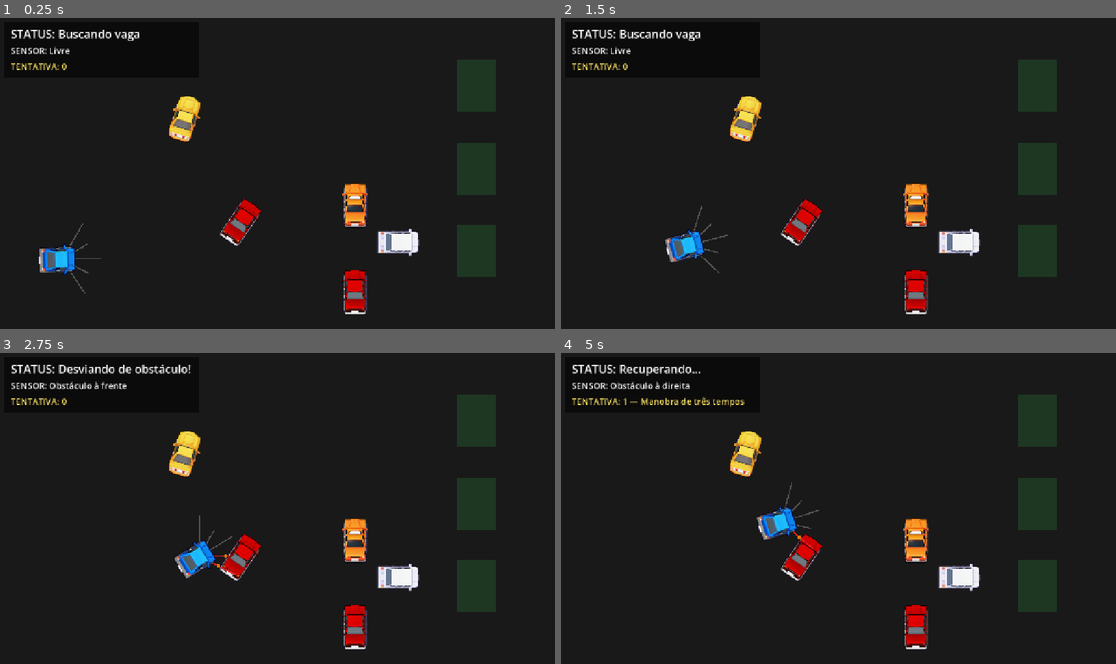
Above: before the commit, frames 1-4 (two rows, left to right).
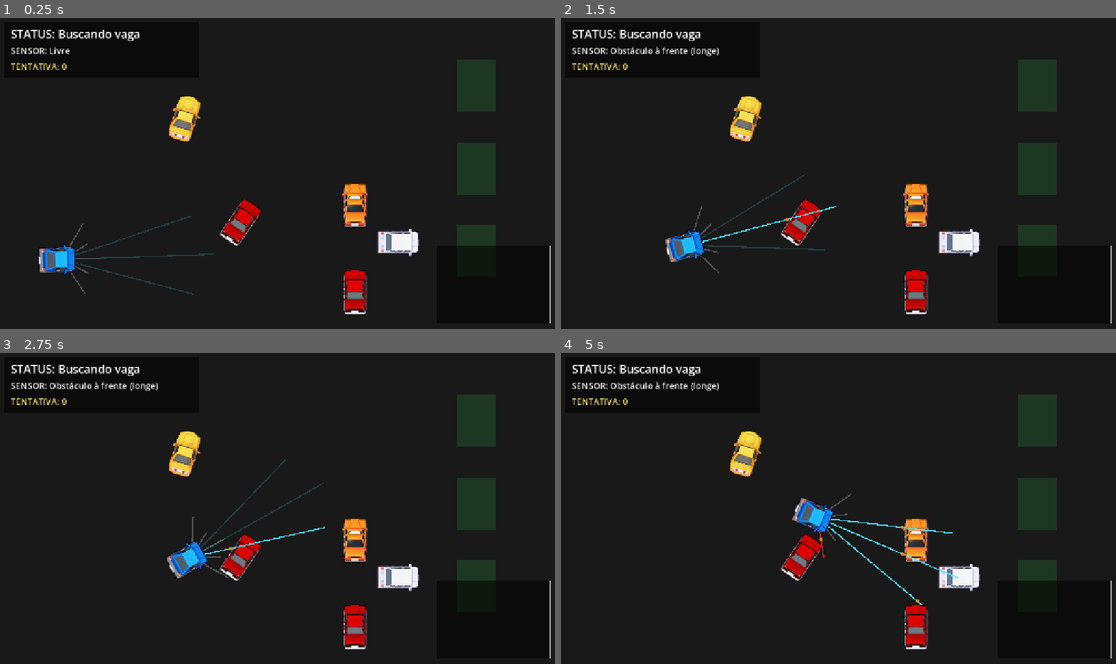
Above: after the commit, the same moments.

Repository: omurilomota/estacionamento-automatico-godot
Game: Godot game, scene res://scenes/Mundo.tscn
Same seed, same stepped clock (60 frames per second), same inputs: the game is played once before the commit and once after it.
Inputs:
- Up to frame 1 (0.25 s): no input
- Up to frame 2 (1.5 s): tap Enter at 0.5 s; tap 1 at 0.6 s; tap 3 at 1.35 s
- Up to frame 3 (2.75 s): tap R at 2.1 s
- Up to frame 4 (5 s): tap 1 at 2.85 s; tap 3 at 3.6 s; tap R at 4.35 s

The runs differ from the first frame. In frame 1, 1.1% of the frame differs, in the area x 13-100%, y 63-99%; in frame 2, 1.3%; in frame 3, 2.3%; in frame 4, 2.9%, in the area x 10-100%, y 3-99%.

Commit message:
Câmera de longo alcance (antecipação) + minimapa
- Carro.tscn: 3 raios longos (frente 350, diagonais 300±90) — o carro
  'vê de longe'
- Carro.gd: antecipação de desvio (vira cedo pro lado livre e reduz a
  velocidade quando vê obstáculo além do waypoint); reconhecimento de
  beco sem saída confirmado (paredes longa + laterais fechadas) que
  pula o waypoint na hora em vez de entrar na armadilha
- Novos exports: distancia_antecipacao (0 desliga), velocidade_antecipacao,
  folga_beco; raios longos desenhados em ciano no debug
- Minimapa.gd: visão de cima do mapa todo (obstáculos, waypoints, vagas
  e carro com triângulo na direção) desenhada com _draw, sem câmera extra
- Minimapa adicionado à cena de demonstração e às 3 fases; FaseBase
  configura centro/tamanho real de cada fase no _ready

Diff:
--- a/scenes/Carro.tscn
+++ b/scenes/Carro.tscn
@@ -48,3 +48,18 @@
 target_position = Vector2(-50, 0)
 collision_mask = 2
 hit_from_inside = true
+
+[node name="RayFrenteLongo" type="RayCast2D" parent="."]
+target_position = Vector2(350, 0)
+collision_mask = 2
+hit_from_inside = true
+
+[node name="RayFrenteLongoEsq" type="RayCast2D" parent="."]
+target_position = Vector2(300, -90)
+collision_mask = 2
+hit_from_inside = true
+
+[node name="RayFrenteLongoDir" type="RayCast2D" parent="."]
+target_position = Vector2(300, 90)
+collision_mask = 2
+hit_from_inside = true
--- a/scenes/Mundo.tscn
+++ b/scenes/Mundo.tscn
@@ -7,6 +7,7 @@
 [ext_resource type="Texture2D" path="res://assets/sprites/suv_branco.png" id="5_suv"]
 [ext_resource type="Texture2D" path="res://assets/sprites/musclecar_amarelo.png" id="6_musclecar"]
 [ext_resource type="Texture2D" path="res://assets/sprites/taxi.png" id="7_taxi"]
+[ext_resource type="Script" path="res://scripts/Minimapa.gd" id="8_minimapa"]
 
 [sub_resource type="RectangleShape2D" id="RectangleShape2D_parede_h"]
 size = Vector2(1360, 40)
@@ -205,3 +206,18 @@
 theme_override_colors/font_color = Color(1, 0.9, 0.4, 1)
 theme_override_font_sizes/font_size = 20
 text = "TENTATIVA: 0"
+
+[node name="Minimapa" type="Control" parent="UI/Control"]
+anchor_left = 1.0
+anchor_top = 1.0
+offset_left = -272.0
+offset_top = -192.0
+offset_right = -12.0
+offset_bottom = -12.0
+script = ExtResource("8_minimapa")
+carro_path = NodePath("../../Carro")
+vagas_path = NodePath("../../Vagas")
+waypoints_path = NodePath("../../Waypoints")
+obstaculos_path = NodePath("../../Obstaculos")
+mundo_centro = Vector2(640, 360)
+mundo_tamanho = Vector2(1280, 720)
--- a/scenes/fases/Fase1.tscn
+++ b/scenes/fases/Fase1.tscn
@@ -1,8 +1,9 @@
-[gd_scene load_steps=5 format=3]
+[gd_scene load_steps=6 format=3]
 
 [ext_resource type="Script" path="res://scripts/FaseBase.gd" id="1_base"]
 [ext_resource type="Texture2D" path="res://assets/mapas/fase1.png" id="2_mapa"]
 [ext_resource type="PackedScene" path="res://scenes/Carro.tscn" id="3_carro"]
+[ext_resource type="Script" path="res://scripts/Minimapa.gd" id="4_minimapa"]
 
 [node name="Fase1" type="Node2D"]
 script = ExtResource("1_base")
@@ -64,3 +65,16 @@
 theme_override_colors/font_color = Color(1, 0.9, 0.4, 1)
 theme_override_font_sizes/font_size = 20
 text = "TENTATIVA: 0"
+
+[node name="Minimapa" type="Control" parent="UI/Control"]
+anchor_left = 1.0
+anchor_top = 1.0
+offset_left = -272.0
+offset_top = -192.0
+offset_right = -12.0
+offset_bottom = -12.0
+script = ExtResource("4_minimapa")
+carro_path = NodePath("../../Carro")
+vagas_path = NodePath("../../Vagas")
+waypoints_path = NodePath("../../Waypoints")
+obstaculos_path = NodePath("../../Obstaculos")
--- a/scenes/fases/Fase2.tscn
+++ b/scenes/fases/Fase2.tscn
@@ -1,8 +1,9 @@
-[gd_scene load_steps=5 format=3]
+[gd_scene load_steps=6 format=3]
 
 [ext_resource type="Script" path="res://scripts/FaseBase.gd" id="1_base"]
 [ext_resource type="Texture2D" path="res://assets/mapas/fase2.svg" id="2_mapa"]
 [ext_resource type="PackedScene" path="res://scenes/Carro.tscn" id="3_carro"]
+[ext_resource type="Script" path="res://scripts/Minimapa.gd" id="4_minimapa"]
 
 [node name="Fase2" type="Node2D"]
 script = ExtResource("1_base")
@@ -64,3 +65,16 @@
 theme_override_colors/font_color = Color(1, 0.9, 0.4, 1)
 theme_override_font_sizes/font_size = 20
 text = "TENTATIVA: 0"
+
+[node name="Minimapa" type="Control" parent="UI/Control"]
+anchor_left = 1.0
+anchor_top = 1.0
+offset_left = -272.0
+offset_top = -192.0
+offset_right = -12.0
+offset_bottom = -12.0
+script = ExtResource("4_minimapa")
+carro_path = NodePath("../../Carro")
+vagas_path = NodePath("../../Vagas")
+waypoints_path = NodePath("../../Waypoints")
+obstaculos_path = NodePath("../../Obstaculos")
--- a/scenes/fases/Fase3.tscn
+++ b/scenes/fases/Fase3.tscn
@@ -1,8 +1,9 @@
-[gd_scene load_steps=5 format=3]
+[gd_scene load_steps=6 format=3]
 
 [ext_resource type="Script" path="res://scripts/FaseBase.gd" id="1_base"]
 [ext_resource type="Texture2D" path="res://assets/mapas/fase3.png" id="2_mapa"]
 [ext_resource type="PackedScene" path="res://scenes/Carro.tscn" id="3_carro"]
+[ext_resource type="Script" path="res://scripts/Minimapa.gd" id="4_minimapa"]
 
 [node name="Fase3" type="Node2D"]
 script = ExtResource("1_base")
@@ -64,3 +65,16 @@
 theme_override_colors/font_color = Color(1, 0.9, 0.4, 1)
 theme_override_font_sizes/font_size = 20
 text = "TENTATIVA: 0"
+
+[node name="Minimapa" type="Control" parent="UI/Control"]
+anchor_left = 1.0
+anchor_top = 1.0
+offset_left = -272.0
+offset_top = -192.0
+offset_right = -12.0
+offset_bottom = -12.0
+script = ExtResource("4_minimapa")
+carro_path = NodePath("../../Carro")
+vagas_path = NodePath("../../Vagas")
+waypoints_path = NodePath("../../Waypoints")
+obstaculos_path = NodePath("../../Obstaculos")
--- a/scripts/Carro.gd
+++ b/scripts/Carro.gd
@@ -32,6 +32,11 @@
 # pode ser retomada (não precisa esperar o leque ficar 100% livre).
 @export var distancia_desvio: float = 90.0
 @export var limite_caminho_livre: float = 70.0
+
+# Câmera de longo alcance (antecipação). distancia_antecipacao = 0 desliga.
+@export var distancia_antecipacao: float = 220.0
+@export var velocidade_antecipacao: float = 80.0
+@export var folga_beco: float = 50.0
 
 @export var tolerancia_chegada: float = 24.0
 @export var tolerancia_alinhamento: float = 0.03
@@ -62,6 +67,9 @@
 @onready var ray_esquerda: RayCast2D = $RayEsquerda
 @onready var ray_direita: RayCast2D = $RayDireita
 @onready var ray_tras: RayCast2D = $RayTras
+@onready var ray_frente_longo: RayCast2D = $RayFrenteLongo
+@onready var ray_frente_longo_esq: RayCast2D = $RayFrenteLongoEsq
+@onready var ray_frente_longo_dir: RayCast2D = $RayFrenteLongoDir
 
 var estado: Estado = Estado.BUSCANDO
 var waypoints: Array[Vector2] = []
@@ -123,6 +131,8 @@
 	# Usado pela UI (Mundo.gd) para mostrar o que o sensor está lendo.
 	if ray_frente_centro.is_colliding() or ray_frente_esq.is_colliding() or ray_frente_dir.is_colliding():
 		return "Obstáculo à frente"
+	if ray_frente_longo.is_colliding() or ray_frente_longo_esq.is_colliding() or ray_frente_longo_dir.is_colliding():
+		return "Obstáculo à frente (longe)"
 	if ray_esquerda.is_colliding():
 		return "Obstáculo à esquerda"
 	if ray_direita.is_colliding():
@@ -158,7 +168,8 @@
 
 
 func _atualizar_sensores() -> void:
-	var todos := [ray_frente_centro, ray_frente_esq, ray_frente_dir, ray_esquerda, ray_direita, ray_tras]
+	var todos := [ray_frente_centro, ray_frente_esq, ray_frente_dir, ray_esquerda, ray_direita, ray_tras, \
+		ray_frente_longo, ray_frente_longo_esq, ray_frente_longo_dir]
 	for raio in todos:
 		raio.force_raycast_update()
 
@@ -219,8 +230,26 @@
 		_iniciar_recuperacao()
 		return
 
-	# Se qualquer raio frontal mede algo a menos de distancia_desvio, hora de
-	# desviar. (pulado durante a "graça" da recuperação)
+	# --- CÂMERA DE LONGO ALCANCE (antecipação) ---------------------------
+	# O carro "vê de longe": se algo está bloqueando à frente, ele reage
+	# ANTES de chegar perto — vira cedo pro lado livre (beco confirmado
+	# é tratado no DESVIANDO, quando os dois lados curtos fecham).
+	if tempo_ignorar_sensor <= 0.0 and distancia_antecipacao > 0.0:
+		var visao: float = _distancia_do_raio(ray_frente_longo)
+		if visao < distancia_antecipacao:
+			var dist_wp: float = global_position.distance_to(waypoints[indice_waypoint])
+			# Obstáculo mais longe que o waypoint? Antecipa o desvio:
+			# vira pro lado mais livre JÁ AGORA e reduz a velocidade.
+			if visao < dist_wp:
+				var lado: int = _lado_com_mais_espaco_longe()
+				var erro_ant: float = angle_difference(rotation, global_position.direction_to(waypoints[indice_waypoint]).angle())
+				estercamento_alvo = clampf(erro_ant * 2.0 + lado * 0.6, -max_estercamento, max_estercamento)
+				velocidade_desejada = minf(velocidade_antecipacao, _velocidade_por_sensor())
+				_aplicar_movimento(delta)
+				return
+
+	# Se qualquer raio frontal (curto) mede algo a menos de distancia_desvio,
+	# hora de desviar. (pulado durante a "graça" da recuperação)
 	if tempo_ignorar_sensor <= 0.0 and distancia_frente() < distancia_desvio:
 		_mudar_estado(Estado.DESVIANDO)
 		return
@@ -247,9 +276,16 @@
 		_iniciar_recuperacao()
 		return
 
-	# Sem espaço nos DOIS lados? Não dá para desviar virando: faz
-	# a manobra de três tempos em vez de ficar oscilando (zigue-zague).
+	# Sem espaço nos DOIS lados? Não dá para desviar virando. Se a parede
+	# longa confirma beco sem saída, o carro reconhece e pula cedo (visão);
+	# senão, faz a manobra de três tempos em vez de oscilar (zigue-zague).
 	if _espaco_insuficiente():
+		if _beco_confirmado():
+			_desistir_waypoint()
+			tempo_ignorar_sensor = 0.5
+			tentativa_mudou.emit(0, "Reconheceu beco sem saída")
+			_mudar_estado(Estado.BUSCANDO)
+			return
 		_iniciar_recuperacao()
 		return
 
@@ -468,6 +504,24 @@
 	return -1 if espaco_esq >= espaco_dir else 1
 
 
+func _lado_com_mais_espaco_longe() -> int:
+	# Igual ao de cima, mas usando a câmera de longo alcance: vê qual lado
+	# tem mais espaço LÁ NA FRENTE (na altura do obstáculo), não ao lado do carro.
+	var espaco_esq: float = _distancia_do_raio(ray_frente_longo_esq)
+	var espaco_dir: float = _distancia_do_raio(ray_frente_longo_dir)
+	return -1 if espaco_esq >= espaco_dir else 1
+
+
+func _beco_confirmado() -> bool:
+	# Confirma beco sem saída (usado quando os dois lados já estão fechados):
+	# a parede longa está batendo E o waypoint está além dela (ou colado).
+	var visao: float = _distancia_do_raio(ray_frente_longo)
+	if visao >= distancia_antecipacao:
+		return false
+	var dist_wp: float = global_position.distance_to(waypoints[indice_waypoint])
+	return dist_wp > visao - folga_beco
+
+
 func _espaco_insuficiente() -> bool:
 	# Só declara "preso" se não dá nem para seguir em frente: o CENTRO
 	# está bloqueado E os dois lados não têm espaço para virar. Se o centro
@@ -514,6 +568,11 @@
 	var cor_obstaculo := Color(1, 0.12, 0.12, 0.9)
 	for raio in [ray_frente_centro, ray_frente_esq, ray_frente_dir, ray_esquerda, ray_direita, ray_tras]:
 		_desenhar_raio(raio, cor_livre, cor_obstaculo)
+	# Câmera de longo alcance: desenhada em CIANO para diferenciar.
+	var cor_livre_longa := Color(0.3, 0.9, 1, 0.18)
+	var cor_obstaculo_longa := Color(0.3, 0.9, 1, 0.9)
+	for raio in [ray_frente_longo, ray_frente_longo_esq, ray_frente_longo_dir]:
+		_desenhar_raio(raio, cor_livre_longa, cor_obstaculo_longa)
 
 
 func _desenhar_raio(raio: RayCast2D, cor_livre: Color, cor_obstaculo: Color) -> void:
--- a/scripts/FaseBase.gd
+++ b/scripts/FaseBase.gd
@@ -29,6 +29,7 @@
 @onready var vagas: Node2D = $Vagas
 @onready var waypoints: Node2D = $Waypoints
 @onready var camera: Camera2D = $Camera
+@onready var minimapa: Control = $UI/Control/Minimapa
 @onready var label_status: Label = $UI/Control/StatusLabel
 @onready var label_sensor: Label = $UI/Control/SensorLabel
 @onready var label_tentativa: Label = $UI/Control/TentativaLabel
@@ -42,6 +43,10 @@
 	_configurar_mapa()
 	_criar_paredes()
 	_configurar_camera()
+
+	# O minimapa acompanha o tamanho real do mundo (mapa * escala).
+	minimapa.mundo_centro = Vector2.ZERO
+	minimapa.mundo_tamanho = Vector2(largura_mundo, altura_mundo)
 
 	var pontos: Array = []
 	for wp in waypoints.get_children():
--- /dev/null
+++ b/scripts/Minimapa.gd
@@ -0,0 +1,65 @@
+extends Control
+## MINIMAPA — visão "de cima" do mapa todo + posição do carro.
+## Desenha tudo com _draw (leve, sem câmera extra). Usado pela cena de
+## demonstração e pelas fases, configurando mundo_centro/mundo_tamanho.
+
+@export var mundo_centro: Vector2 = Vector2(640, 360)
+@export var mundo_tamanho: Vector2 = Vector2(1280, 720)
+@export var carro_path: NodePath
+@export var vagas_path: NodePath
+@export var waypoints_path: NodePath
+@export var obstaculos_path: NodePath
+
+@onready var carro: Node2D = get_node_or_null(carro_path)
+@onready var vagas: Node2D = get_node_or_null(vagas_path)
+@onready var waypoints: Node2D = get_node_or_null(waypoints_path)
+@onready var obstaculos: Node2D = get_node_or_null(obstaculos_path)
+
+
+func _process(_delta: float) -> void:
+	# O carro se move todo frame => redesenha.
+	queue_redraw()
+
+
+func _draw() -> void:
+	# Fundo e moldura.
+	draw_rect(Rect2(Vector2.ZERO, size), Color(0, 0, 0, 0.55), true)
+	draw_rect(Rect2(Vector2.ZERO, size), Color(1, 1, 1, 0.6), false, 1.0)
+
+	var canto: Vector2 = mundo_centro - mundo_tamanho * 0.5
+	var escala: Vector2 = size / mundo_tamanho
+
+	# Converte uma posição do MUNDO em posição do minimapa.
+	var converter := func(p: Vector2) -> Vector2:
+		return (p - canto) * escala
+
+	if obstaculos != null:
+		for filho in obstaculos.get_children():
+			_ponto(converter.call(filho.global_position), 3.0, Color(0.6, 0.6, 0.6, 0.8))
+
+	if waypoints != null:
+		for wp in waypoints.get_children():
+			_ponto(converter.call(wp.global_position), 2.5, Color(1, 1, 1, 0.7))
+
+	if vagas != null:
+		for vaga in vagas.get_children():
+			var cor: Color = Color(0.95, 0.3, 0.3, 0.9) if vaga.ocupada else Color(0.3, 0.9, 0.35, 0.9)
+			_ponto(converter.call(vaga.global_position), 4.0, cor)
+
+	if carro != null:
+		# Triângulo laranja apontando na direção do carro.
+		var pos: Vector2 = converter.call(carro.global_position)
+		var dir: Vector2 = Vector2.RIGHT.rotated(carro.rotation)
+		var tamanho: float = 5.0
+		draw_colored_polygon(PackedVector2Array([
+			pos + dir * tamanho,
+			pos + dir.rotated(2.4) * tamanho * 0.8,
+			pos + dir.rotated(-2.4) * tamanho * 0.8,
+		]), Color(1, 0.6, 0, 1))
+
+
+func _ponto(posicao: Vector2, raio: float, cor: Color) -> void:
+	# Fora do retângulo do minimapa? Não desenha (evita borda poluída).
+	if posicao.x < -raio or posicao.y < -raio or posicao.x > size.x + raio or posicao.y > size.y + raio:
+		return
+	draw_circle(posicao, raio, cor)
Not shown: 1 places in scenes/Mundo.tscn that only renumber resources
